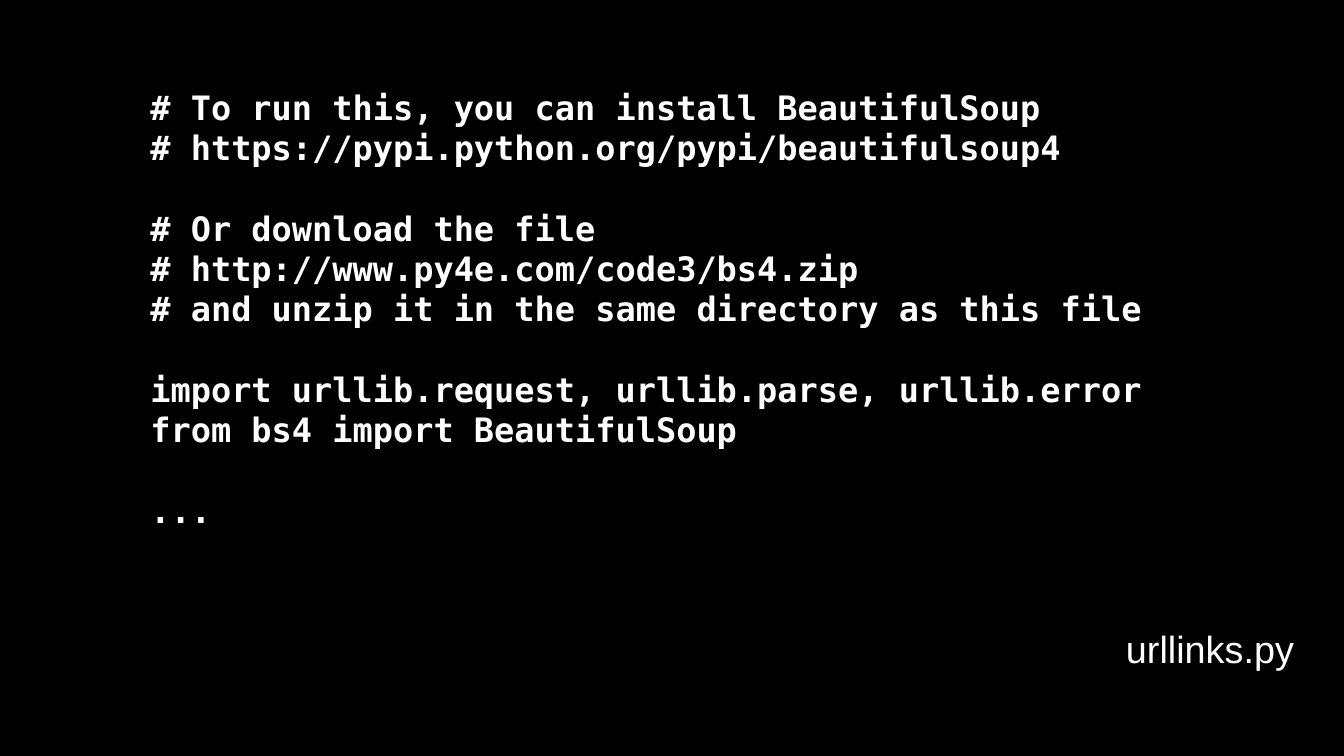
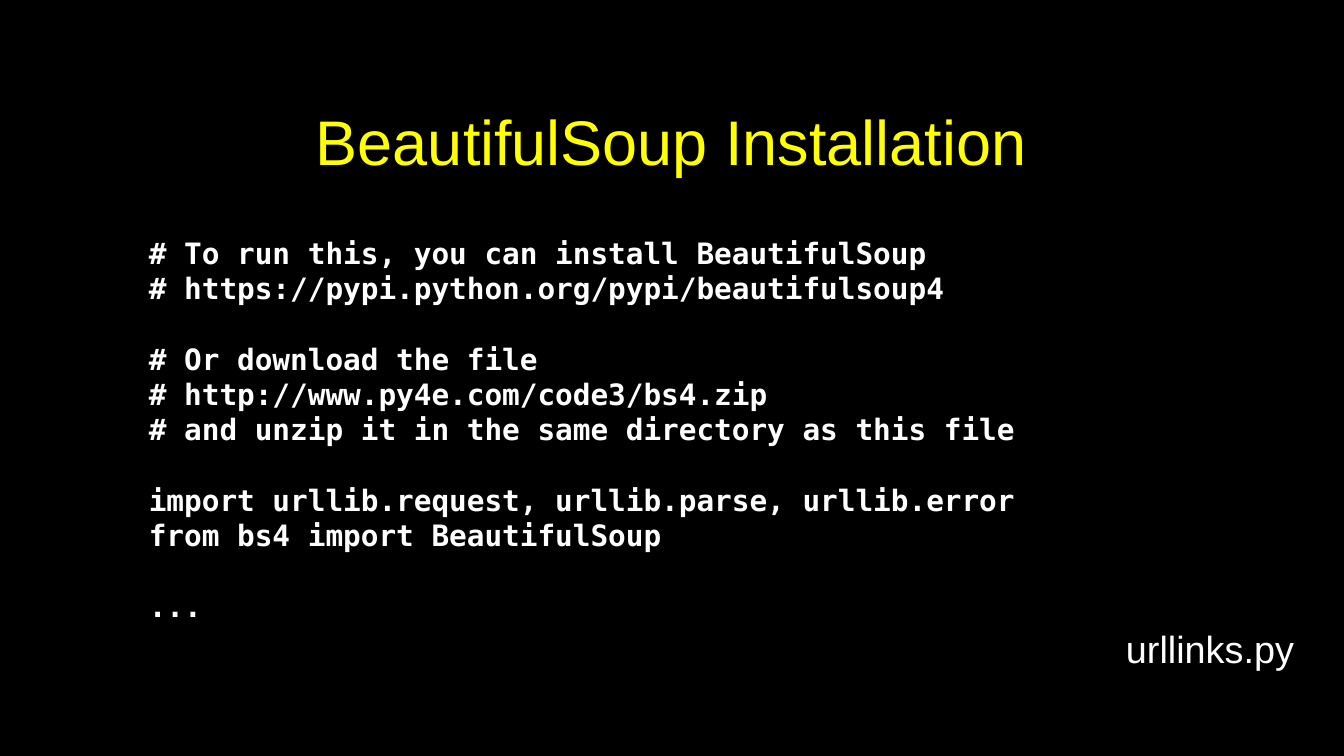
Before and after one commit to csev/py4e, a slide deck: slide 47 of lectures3/Pythonlearn-12-HTTP.pptx. Drawn at 1344x756 pixels with LibreOffice and Linux fonts; fonts in the diff are those of the drawing. Boxes give left, top, right and bottom in pixels: in the first picture for what was removed or moved away, otherwise in the second. Text is boxed around its words. In the diff, an @@ line names an element or a change of style, - is before the commit and + after.

```diff
--- a/lectures3/Pythonlearn-12-HTTP.pptx
+++ b/lectures3/Pythonlearn-12-HTTP.pptx
@@ title added at [316,119,1026,176], 60 pt, text #FFFF00 @@
+BeautifulSoup Installation
@@ text "# To run this, you ...": place and size @@
-text "# To run this, you ..." at [150,92,1142,449]
+text "# To run this, you ..." at [149,240,1015,552]
@@ text "# To run this, you ..." at [149,240,1015,552]: size 32 to 28 pt @@
```
Also in this commit, not shown: 1 other slide changed.
